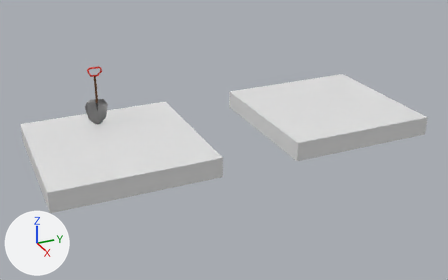
An edit to the glTF model prot/prot.glb, drawn before and after from the same camera.
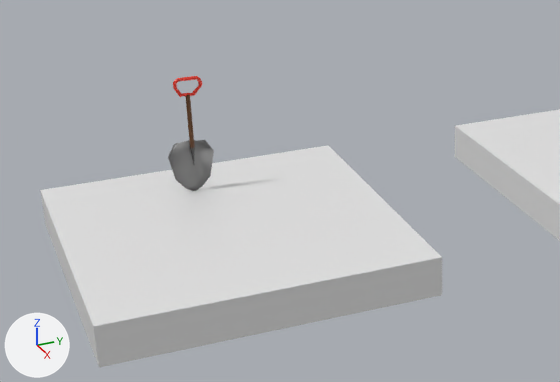
The first picture shows the older version from a camera (50 mm lens) standing at (2.761, -1.257, 1.321) and looking at (0.07, -0.046, -0.025). The close-ups show both versions on the part from 0% to 63% of the width and 10% to 79% of the height of that picture. Arrows for +X, +Y and +Z are at lower left; the lights stay in place. Where no turn or scale is listed for an object, it has been applied to the vertices.

Objects in the first close-up: 'Cube', 'Cube.001', '円', '円.001', '平面'.
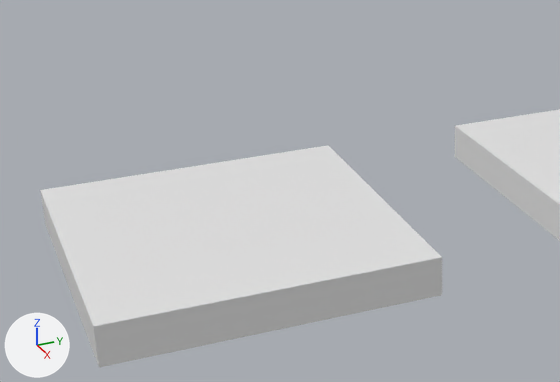
Diff of the bpy script that builds the scene:
```diff
--- a/prot/prot.glb.py
+++ b/prot/prot.glb.py
@@ ob_円 @@
-ob_円 = bpy.data.objects.new('円', me_円)
-ob_円.location = (-0.222, -0.628, 0.317)
@@ ob_円_001 @@
-ob_円_001 = bpy.data.objects.new('円.001', me_円_001)
-ob_円_001.location = (-0.222, -0.614, 0.317)
@@ ob_円_002 @@
-ob_円_002 = bpy.data.objects.new('円.002', me_円_002)
-ob_円_002.location = (-0.222, -0.628, 0.317)
@@ ob_平面 @@
-ob_平面 = bpy.data.objects.new('平面', me_平面)
-ob_平面.location = (-0.222, -0.631, 0.118)
```

Where the change shows, as pixel boxes (x1, y1, x2, y2) in the close-ups (560 x 382 px):
'平面', deleted: before (168, 140, 214, 191)
'円', deleted: before (185, 95, 195, 148)
'円.001', deleted: before (173, 76, 202, 97)
